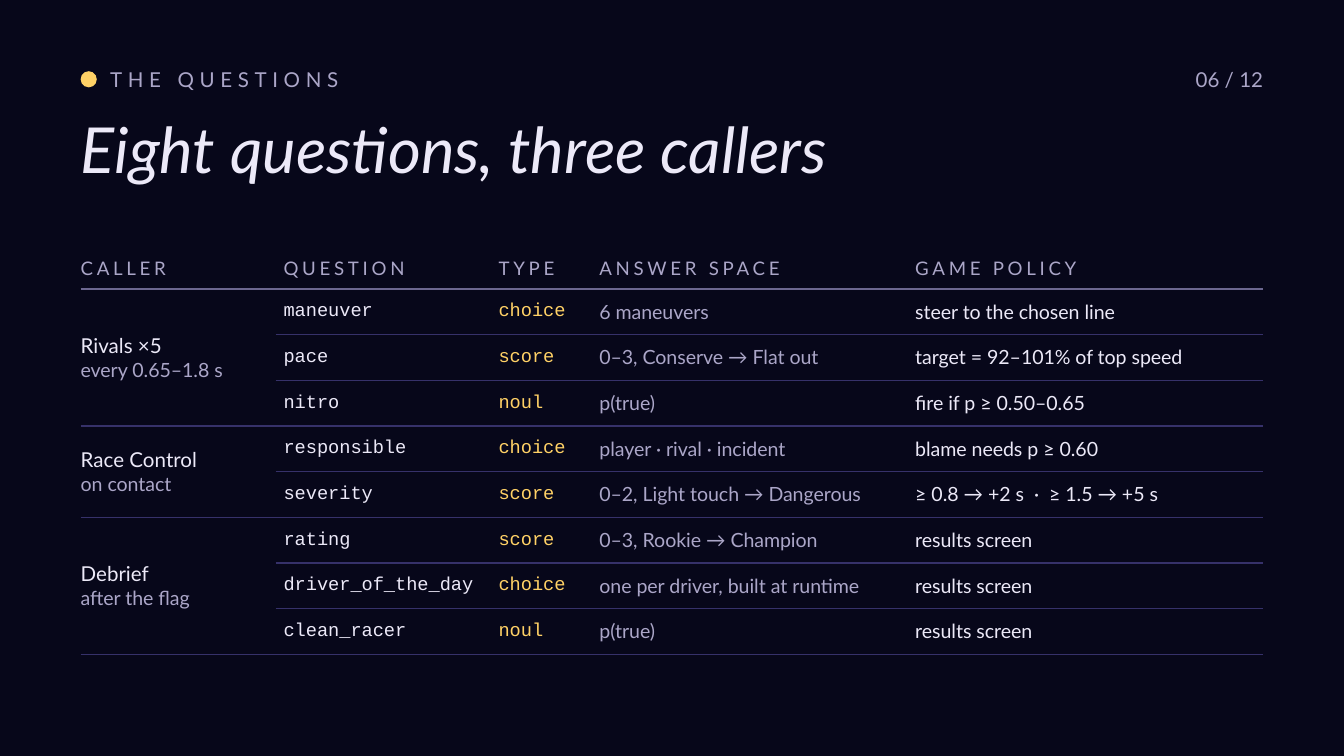
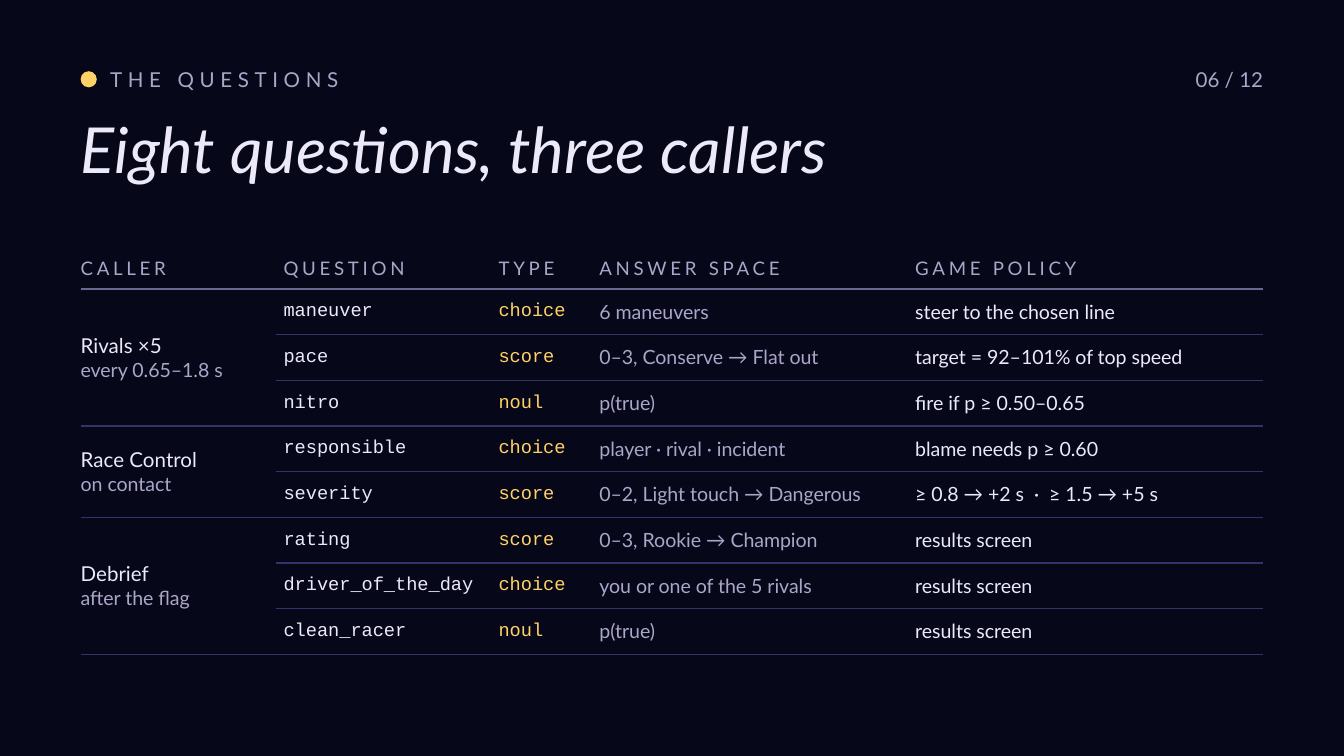
Before and after one commit to roryp/racing, a slide deck: slide 6 of docs/luna-gp-deck.pptx. Drawn at 1344x756 pixels with LibreOffice and Linux fonts; fonts in the diff are those of the drawing. Boxes give left, top, right and bottom in pixels: in the first picture for what was removed or moved away, otherwise in the second. Text is boxed around its words. In the diff, an @@ line names an element or a change of style, - is before the commit and + after.

```diff
--- a/docs/luna-gp-deck.pptx
+++ b/docs/luna-gp-deck.pptx
@@ table at [81, 249, 1263, 646] @@
-row 8, column 4: one per driver, built at runtime
+row 8, column 4: you or one of the 5 rivals
```
